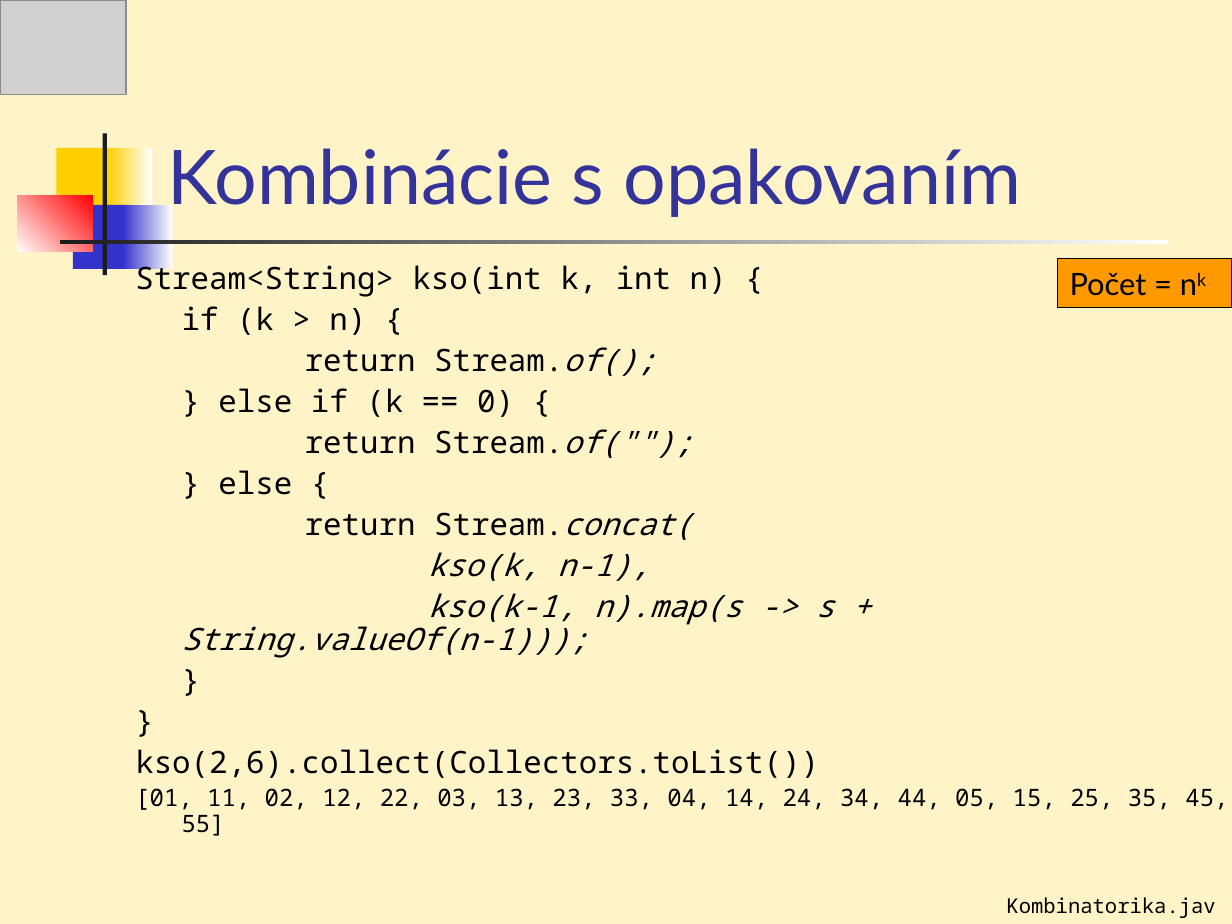
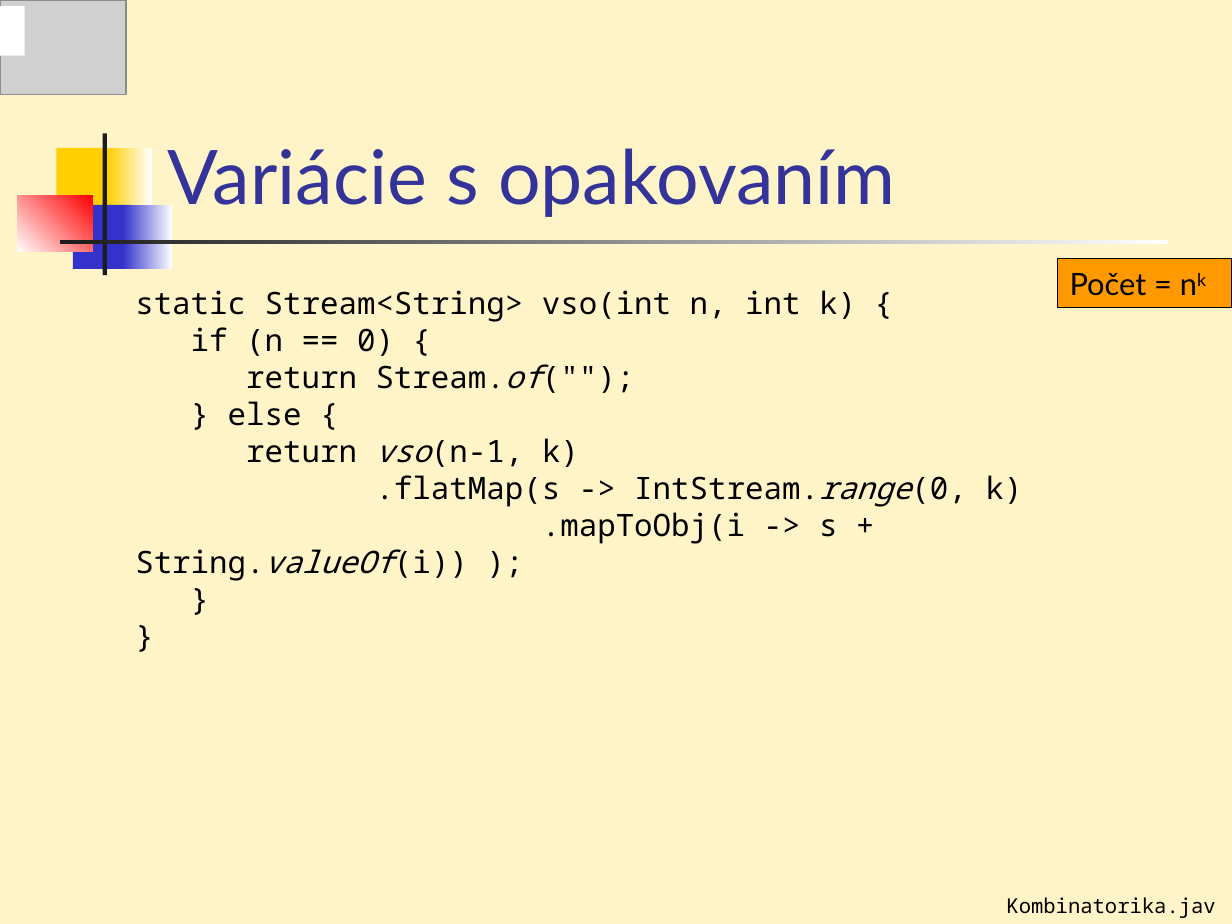
Before and after one commit to Programovanie4/Prednasky, a slide deck: slide 37 of 07/07_java.ppt (slide 36 before the commit). Drawn at 1232x924 pixels with LibreOffice and Linux fonts; fonts in the diff are those of the drawing; grey boxes stand for pictures. Boxes give left, top, right and bottom in pixels: in the first picture for what was removed or moved away, otherwise in the second. Text is boxed around its words. In the diff, an @@ line names an element or a change of style, - is before the commit and + after.

```diff
--- a/07/07_java.ppt
+++ b/07/07_java.ppt
@@ rectangle added at (0,6,25,55), fill #FFFFFF @@
@@ title at (167,148,895,217): text changed @@
-Kombinácie s opakovaním
+Variácie s opakovaním
@@ text at (135,290,1022,581): text changed @@
-Stream<String> kso(int k, int n) {
-if (k > n) {
-return Stream.of();
-} else if (k == 0) {
-return Stream.of("");
-} else {
-return Stream.concat(
-kso(k, n-1),
-kso(k-1, n).map(s -> s + String.valueOf(n-1)));
-}
-}
-kso(2,6).collect(Collectors.toList())
-[01, 11, 02, 12, 22, 03, 13, 23, 33, 04, 14, 24, 34, 44, 05, 15, 25, 35, 45, 55]
+static Stream<String> vso(int n, int k) {
+if (n == 0) {
+return Stream.of("");
+} else {
+return vso(n-1, k)
+.flatMap(s -> IntStream.range(0, k)
+.mapToObj(i -> s + String.valueOf(i)) );
+}
+}
```
Also in this commit, not shown: 3 other slides changed, 1 slide added, 1 other file.
